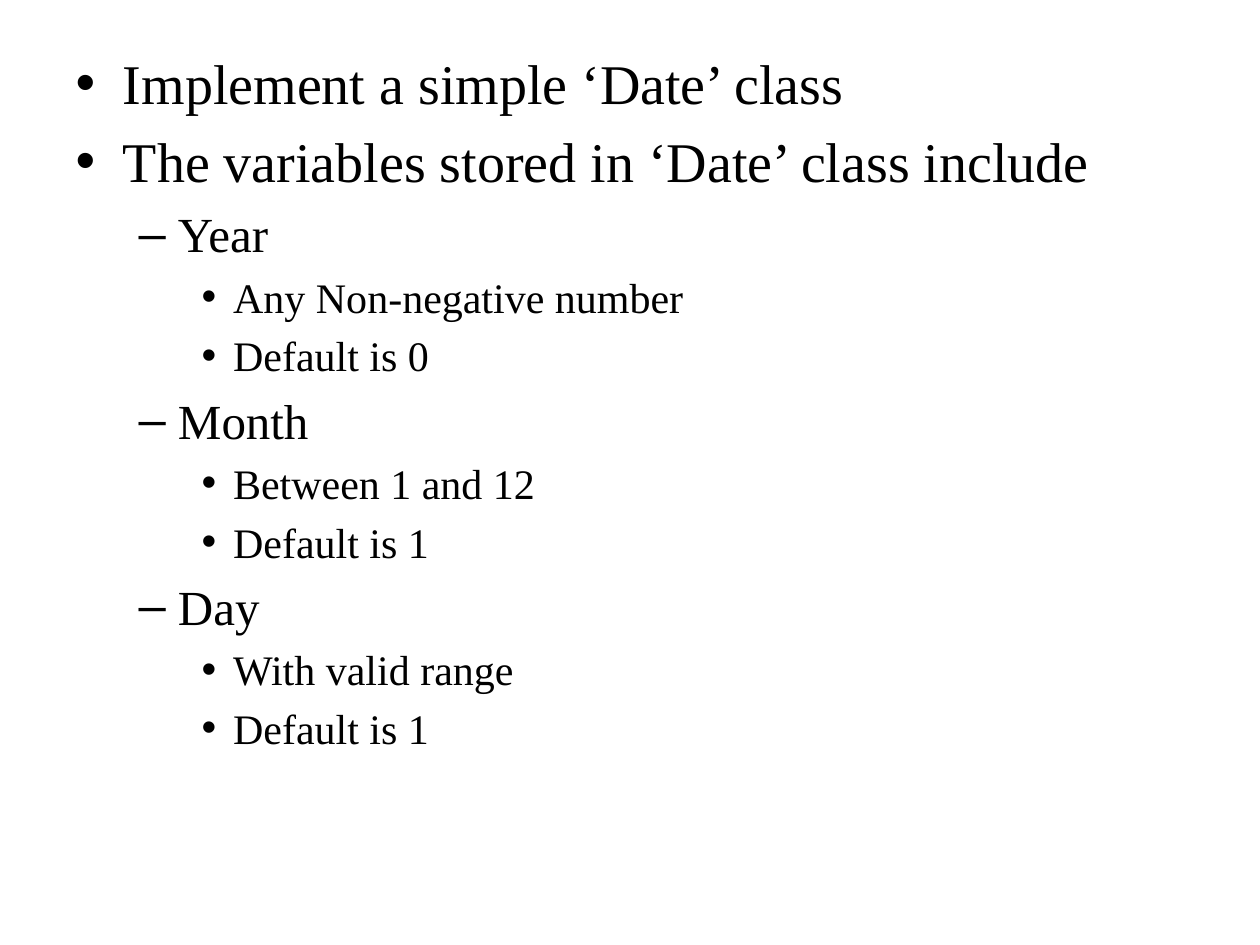
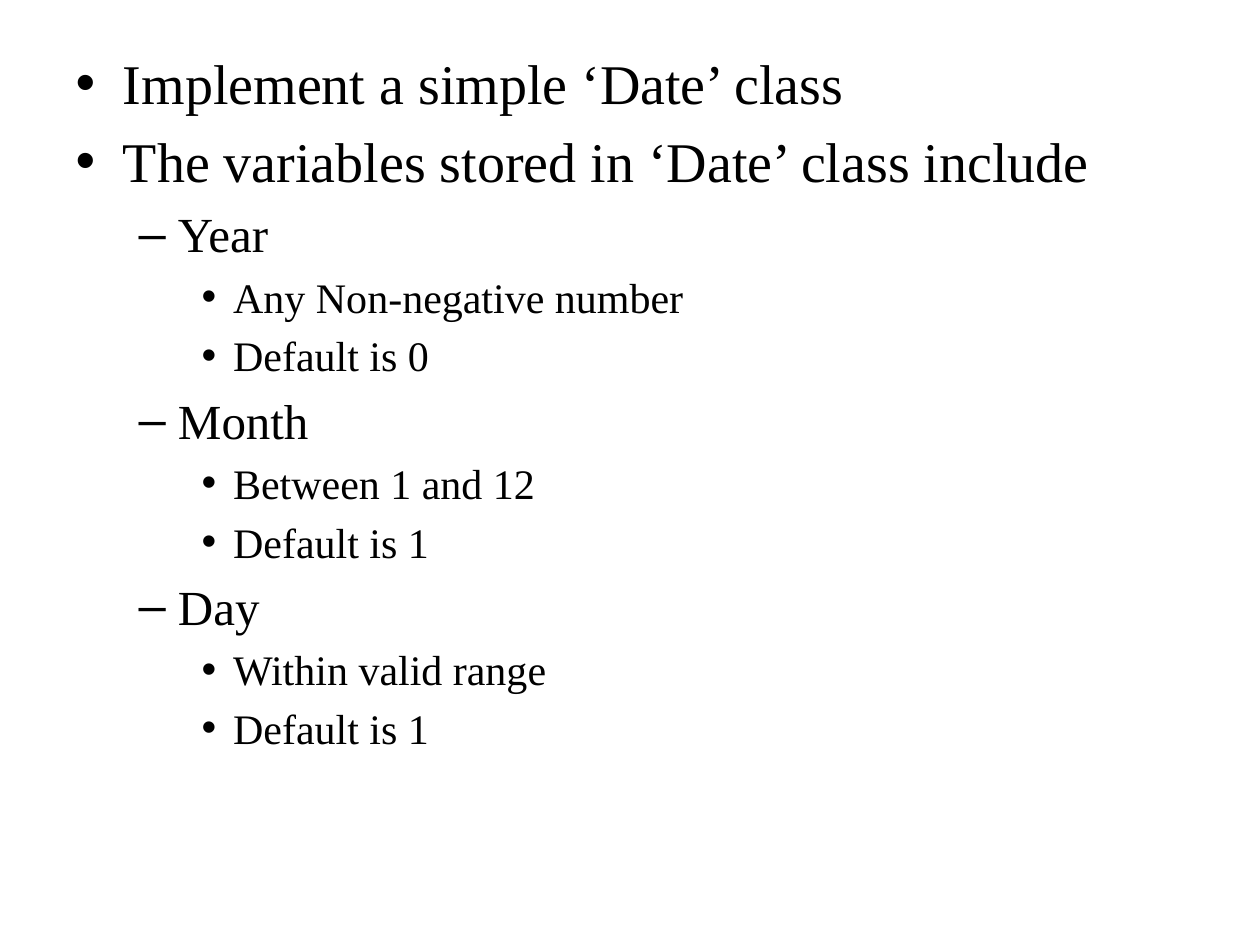
Before and after one commit to muye20/COP3330, a slide deck: slide 2 of DateClassFrame/DateClassPPT.pptx. Drawn at 1260x945 pixels with LibreOffice and Linux fonts; fonts in the diff are those of the drawing. Boxes give left, top, right and bottom in pixels: in the first picture for what was removed or moved away, otherwise in the second. Text is boxed around its words. In the diff, an @@ line names an element or a change of style, - is before the commit and + after.

Commit message:
PPT

```diff
--- a/DateClassFrame/DateClassPPT.pptx
+++ b/DateClassFrame/DateClassPPT.pptx
@@ text at (233,656,546,694): text changed @@
-    • With valid range
+    • Within valid range
```
